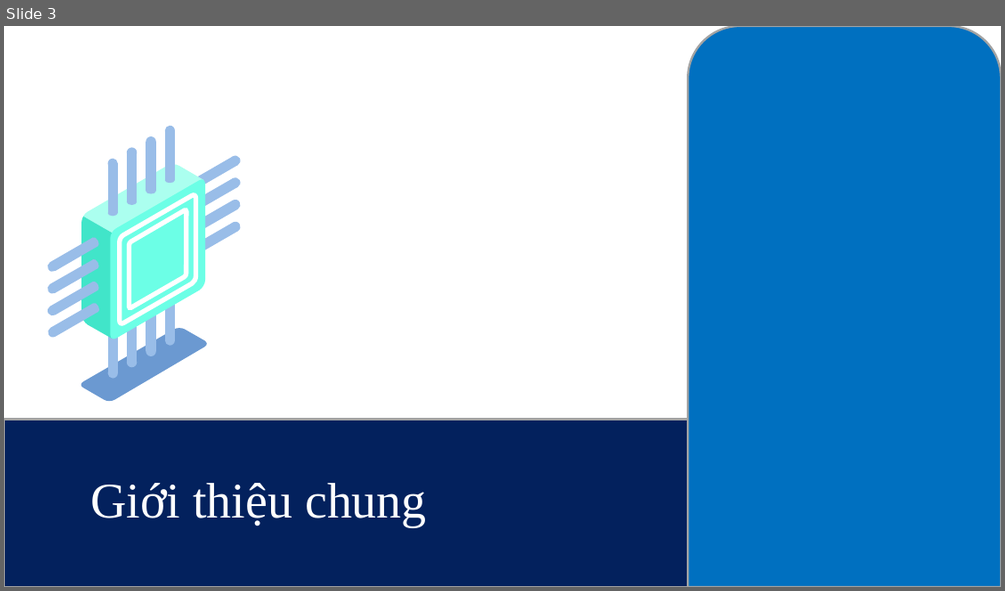
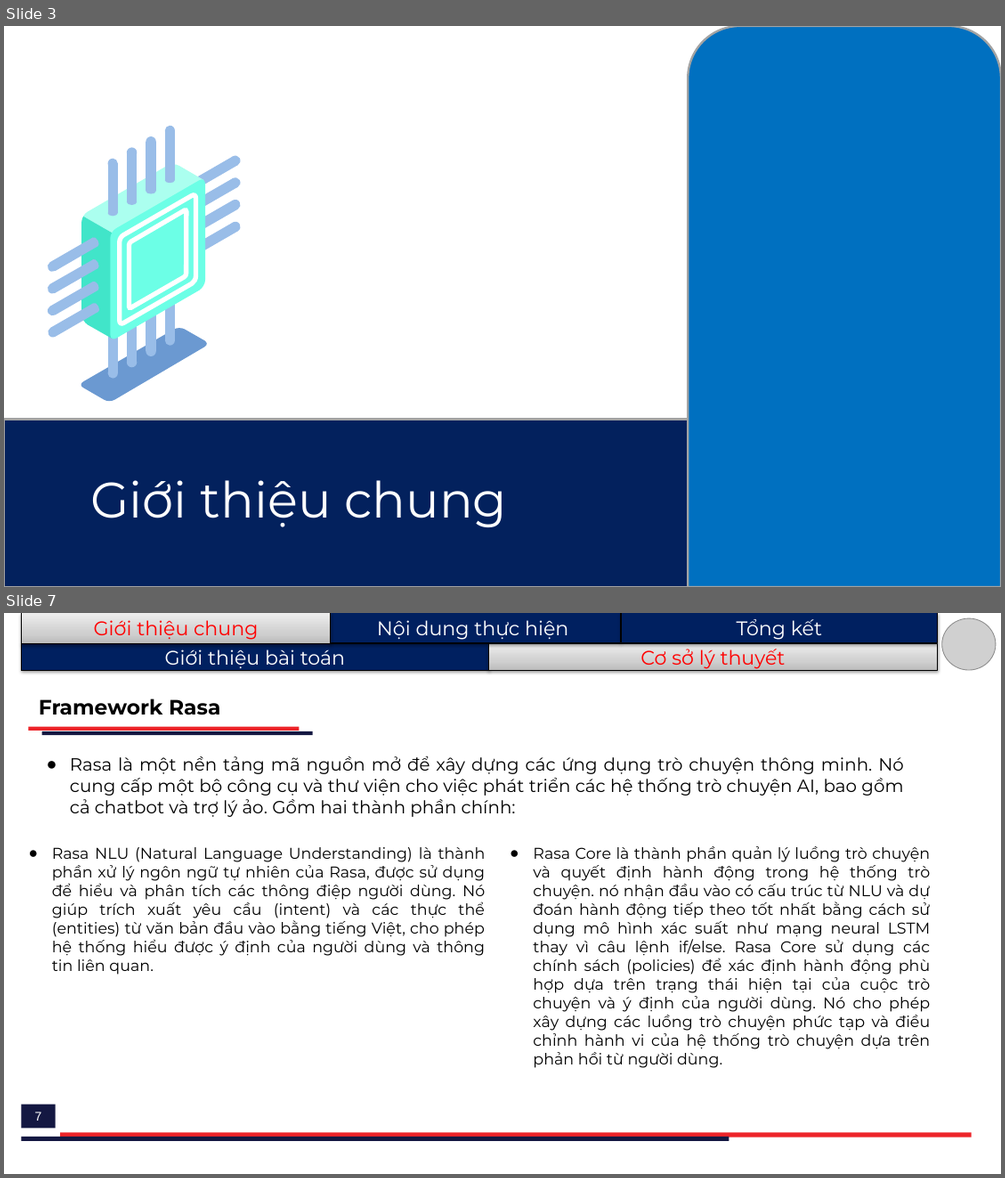
Before and after one commit to H4ll3y/Rasa-Consultant, a slide deck: doc/A37134_LeQuangHuy.pptx. Shown one above the other, each under a label of ours: slide 3 before the commit, slides 3 and 7 after it; the slides between them are not shown. The pictures are 1005x591 and 1005x1178 pixels, drawn with LibreOffice and Linux fonts; fonts in the diff are those of the drawing; grey boxes stand for pictures. Boxes give left, top, right and bottom in pixels: in the first picture for what was removed or moved away, otherwise in the second. Text is boxed around its words. In the diff, an @@ line names an element or a change of style, - is before the commit and + after.

```diff
--- a/doc/A37134_LeQuangHuy.pptx
+++ b/doc/A37134_LeQuangHuy.pptx
@@ slide 7 added at (4,613,1001,1174), background #FFFFFF @@
@@ rectangle added at (21,613,331,643), fill gradient #BDBDBD to #D1D1D1 to #EEEEEE, outline #000000 0.75 pt, 19 pt, text #FF0000 @@
+Giới thiệu chung
@@ rectangle added at (331,613,620,643), fill #002060, outline #000000 0.75 pt, 19 pt, text #FFFFFF @@
+Nội dung thực hiện
@@ rectangle added at (622,613,938,643), fill #002060, outline #000000 0.75 pt, 19 pt, text #FFFFFF @@
+Tổng kết
@@ picture added at (942,618,995,670) @@
@@ rectangle added at (21,643,488,670), fill #002060, outline #000000 0.75 pt, 19 pt, text #FFFFFF @@
+Giới thiệu bài toán
@@ rectangle added at (488,644,937,671), fill gradient #BDBDBD to #D1D1D1 to #EEEEEE, outline #000000 0.75 pt, 19 pt, text #FF0000 @@
+Cơ sở lý thuyết
@@ text added at (39,698,220,715), 20 pt, text #000000, bold @@
+Framework Rasa
@@ rectangle added at (29,727,299,730), fill #ED2429 @@
@@ rectangle added at (42,731,313,735), fill #141842 @@
@@ text added at (70,755,904,817), 17 pt, text #000000 @@
+● Rasa là một nền tảng mã nguồn mở để xây dựng các ứng dụng trò chuyện thông minh. Nó cung cấp một bộ công cụ và thư viện cho việc phát triển các hệ thống trò chuyện AI, bao gồm cả chatbot và trợ lý ảo. Gồm hai thành phần chính:
@@ text added at (52,847,485,974), 15 pt, text #000000 @@
+● Rasa NLU (Natural Language Understanding) là thành phần xử lý ngôn ngữ tự nhiên của Rasa, được sử dụng để hiểu và phân tích các thông điệp người dùng. Nó giúp trích xuất yêu cầu (intent) và các thực thể (entities) từ văn bản đầu vào bằng tiếng Việt, cho phép hệ thống hiểu được ý định của người dùng và thông tin liên quan.
@@ text added at (533,846,930,1068), 15 pt, text #000000 @@
+● Rasa Core là thành phần quản lý luồng trò chuyện và quyết định hành động trong hệ thống trò chuyện. nó nhận đầu vào có cấu trúc từ NLU và dự đoán hành động tiếp theo tốt nhất bằng cách sử dụng mô hình xác suất như mạng neural LSTM thay vì câu lệnh if/else. Rasa Core sử dụng các chính sách (policies) để xác định hành động phù hợp dựa trên trạng thái hiện tại của cuộc trò chuyện và ý định của người dùng. Nó cho phép xây dựng các luồng trò chuyện phức tạp và điều chỉnh hành vi của hệ thống trò chuyện dựa trên phản hồi từ người dùng.
@@ rectangle added at (21,1104,56,1128), fill #141842 @@
@@ page number added at (35,1111,42,1120), 12 pt, text #FFFFFF @@
+7
@@ rectangle added at (21,1136,729,1141), fill #141842 @@
@@ rectangle added at (60,1133,971,1137), fill #ED2429 @@
@@ slide 3 changed as well @@
@@ text "Giới thiệu chung" at (90,480,507,527): font Times New Roman to Montserrat @@
```
Also in this commit, not shown: 9 other slides changed, 7 other slides added, 3 slides removed, 2 other files.
